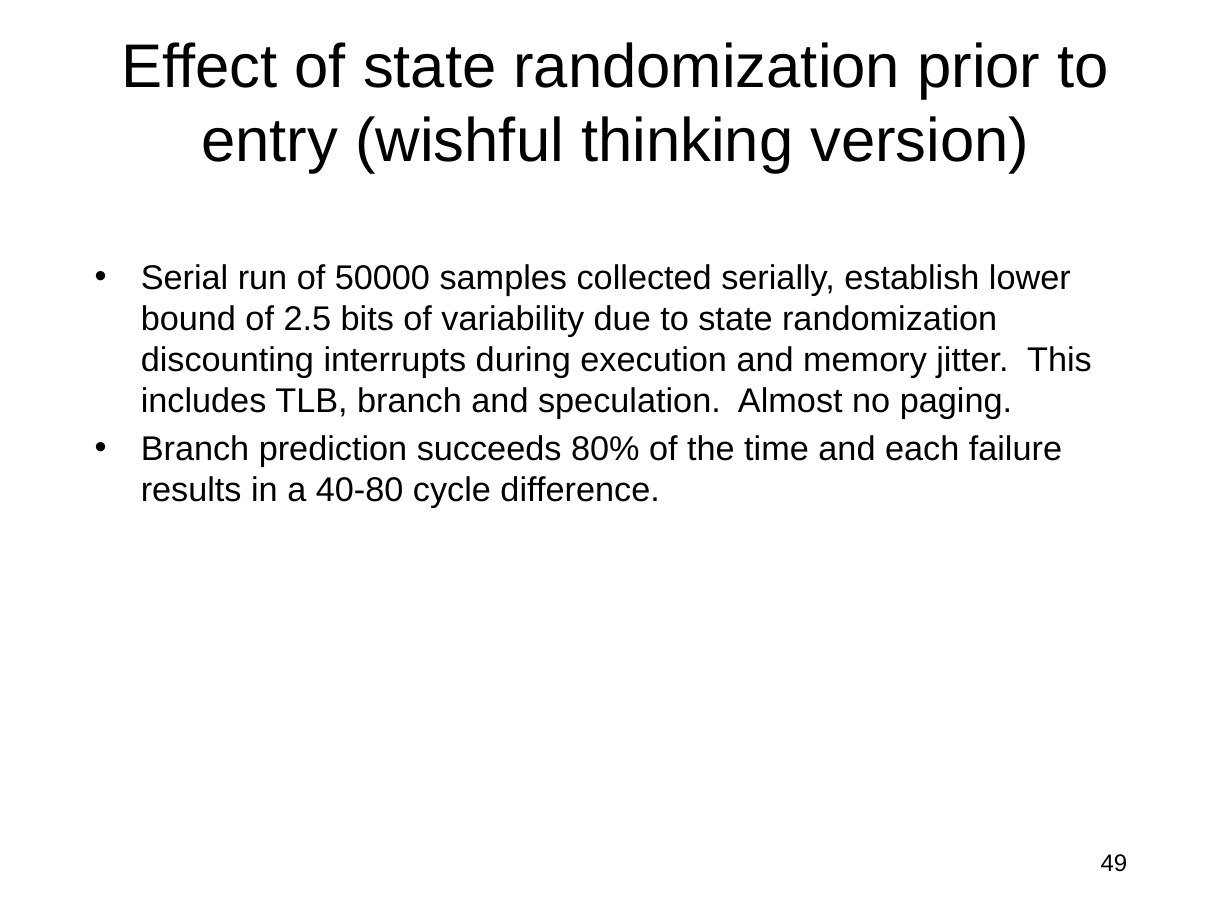
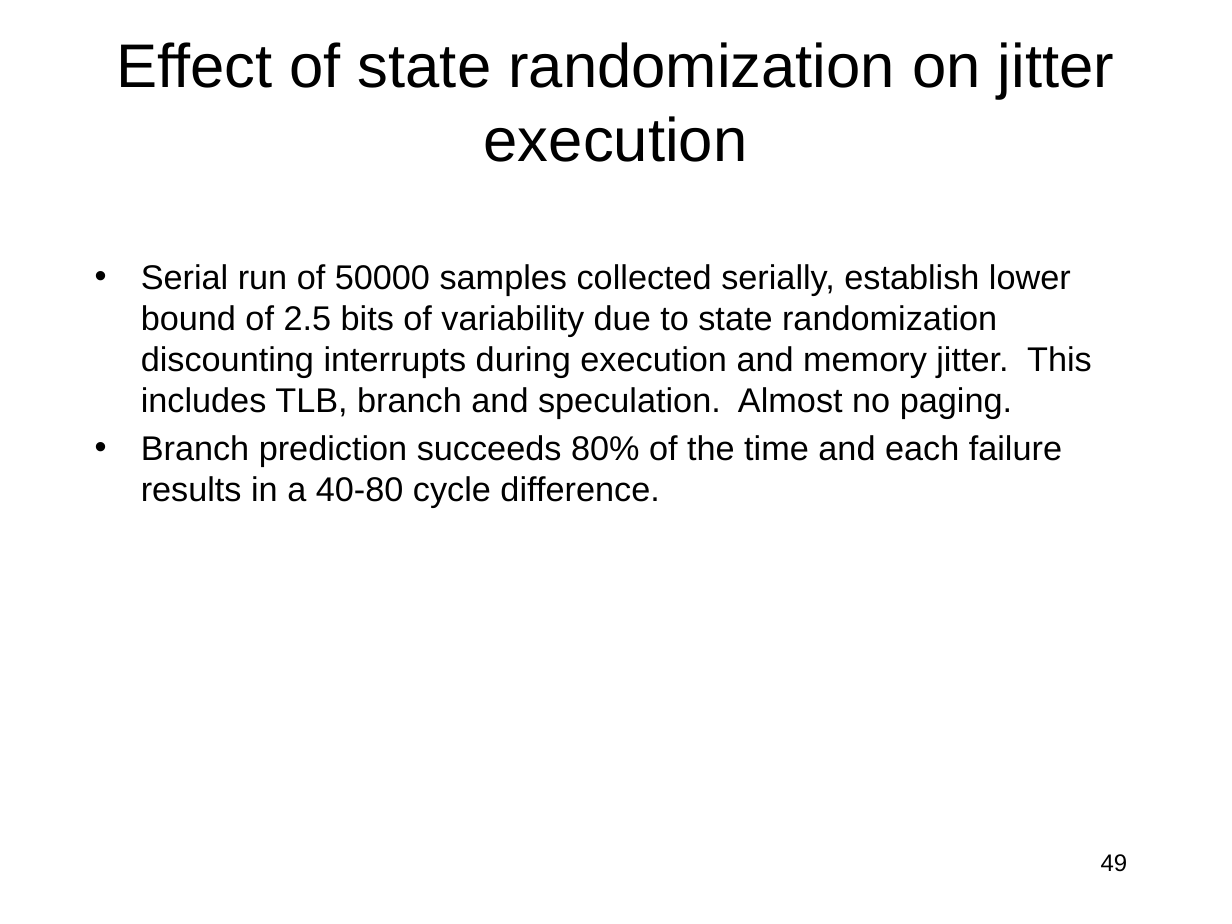
Before and after one commit to jlmucb/class_notes, a slide deck: slide 49 of BerkeleyClass/CS290Spring2013/Lectures/entropy_talk.pptx. Drawn at 1232x924 pixels with LibreOffice and Linux fonts; fonts in the diff are those of the drawing. Boxes give left, top, right and bottom in pixels: in the first picture for what was removed or moved away, otherwise in the second. Text is boxed around its words. In the diff, an @@ line names an element or a change of style, - is before the commit and + after.

Commit message:
more for jitter

```diff
--- a/BerkeleyClass/CS290Spring2013/Lectures/entropy_talk.pptx
+++ b/BerkeleyClass/CS290Spring2013/Lectures/entropy_talk.pptx
@@ title at (x1=116, y1=42, x2=1114, y2=162): text changed @@
-Effect of state randomization prior to entry (wishful thinking version)
+Effect of state randomization on jitter execution
```
Also in this commit, not shown: 3 other slides changed, 3 slides added, 1 other file.
